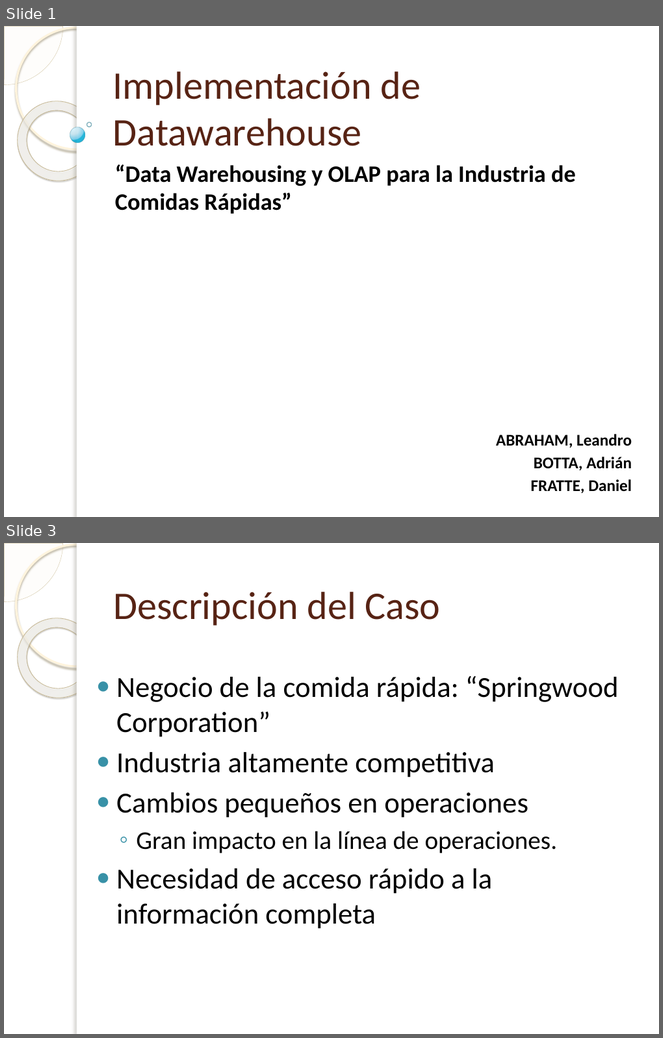
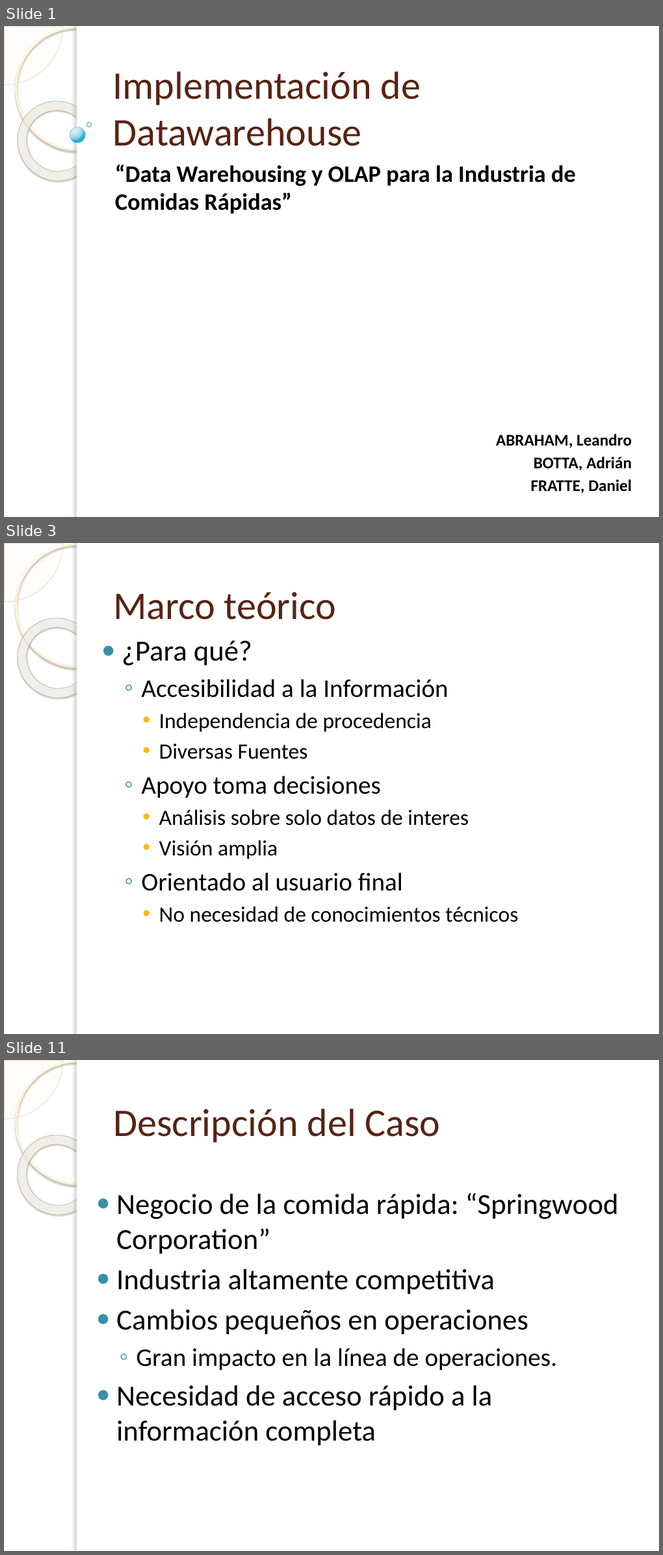
Before and after one commit to gsenergin/hydro2011, a slide deck: [SG2]/Informe FINAL/Presentacion-Abraham-Botta-FratteV2.0.pptx. Shown one above the other, each under a label of ours: slides 1 and 3 before the commit, slides 1, 3 and 11 after it; the slides between them are not shown. The pictures are 663x1038 and 663x1555 pixels, drawn with LibreOffice and Linux fonts; fonts in the diff are those of the drawing; background and template pictures are left out. Boxes give left, top, right and bottom in pixels: in the first picture for what was removed or moved away, otherwise in the second. Text is boxed around its words. In the diff, an @@ line names an element or a change of style, - is before the commit and + after.

```diff
--- a/[SG2]/Informe FINAL/Presentacion-Abraham-Botta-FratteV2.0.pptx
+++ b/[SG2]/Informe FINAL/Presentacion-Abraham-Botta-FratteV2.0.pptx
@@ slide 3 added at <box>4,543,659,1034</box>, background picture (left out); not listed: 5 template elements that a slide beside it also shows @@
@@ title added at <box>113,592,337,620</box>, 43 pt, text #572314 @@
+Marco teórico
@@ text added at <box>122,641,518,923</box>, 24 pt, text #000000 @@
+● ¿Para qué?
+  ◦ Accesibilidad a la Información
+    • Independencia de procedencia
+    • Diversas Fuentes
+  ◦ Apoyo toma decisiones
+    • Análisis sobre solo datos de interes
+    • Visión amplia
+  ◦ Orientado al usuario final
+    • No necesidad de conocimientos técnicos
@@ what was slide 3 is now slide 11 @@
```
Also in this commit, not shown: 11 slides changed, 10 other slides added, 1 other file.
